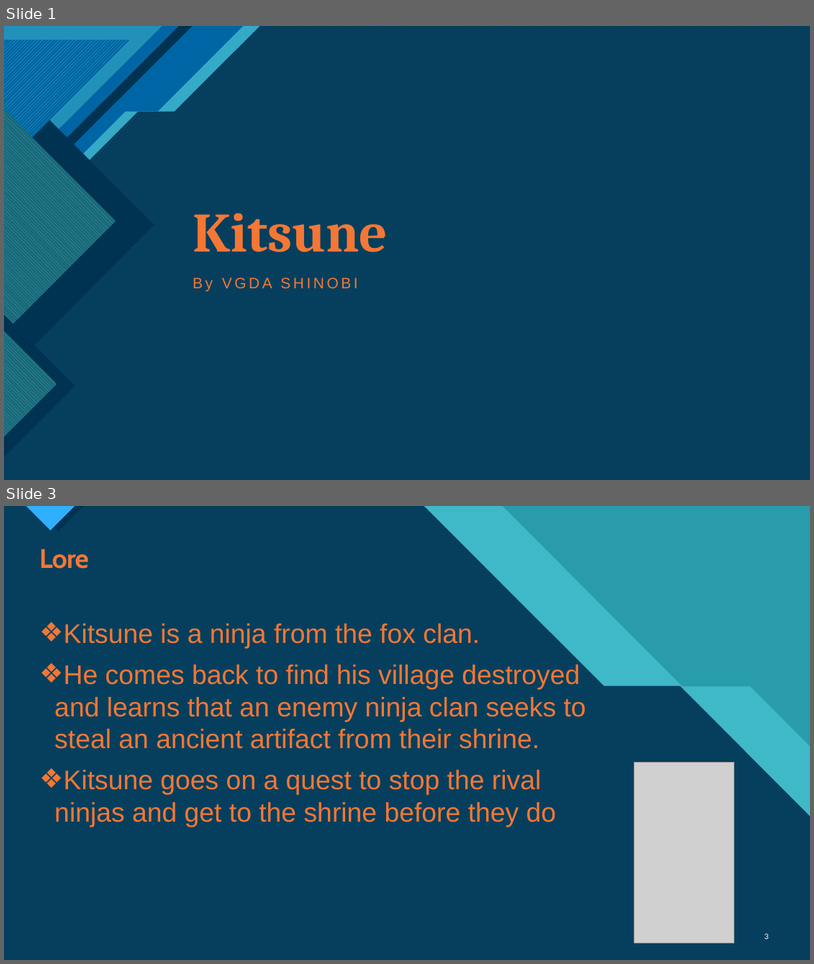
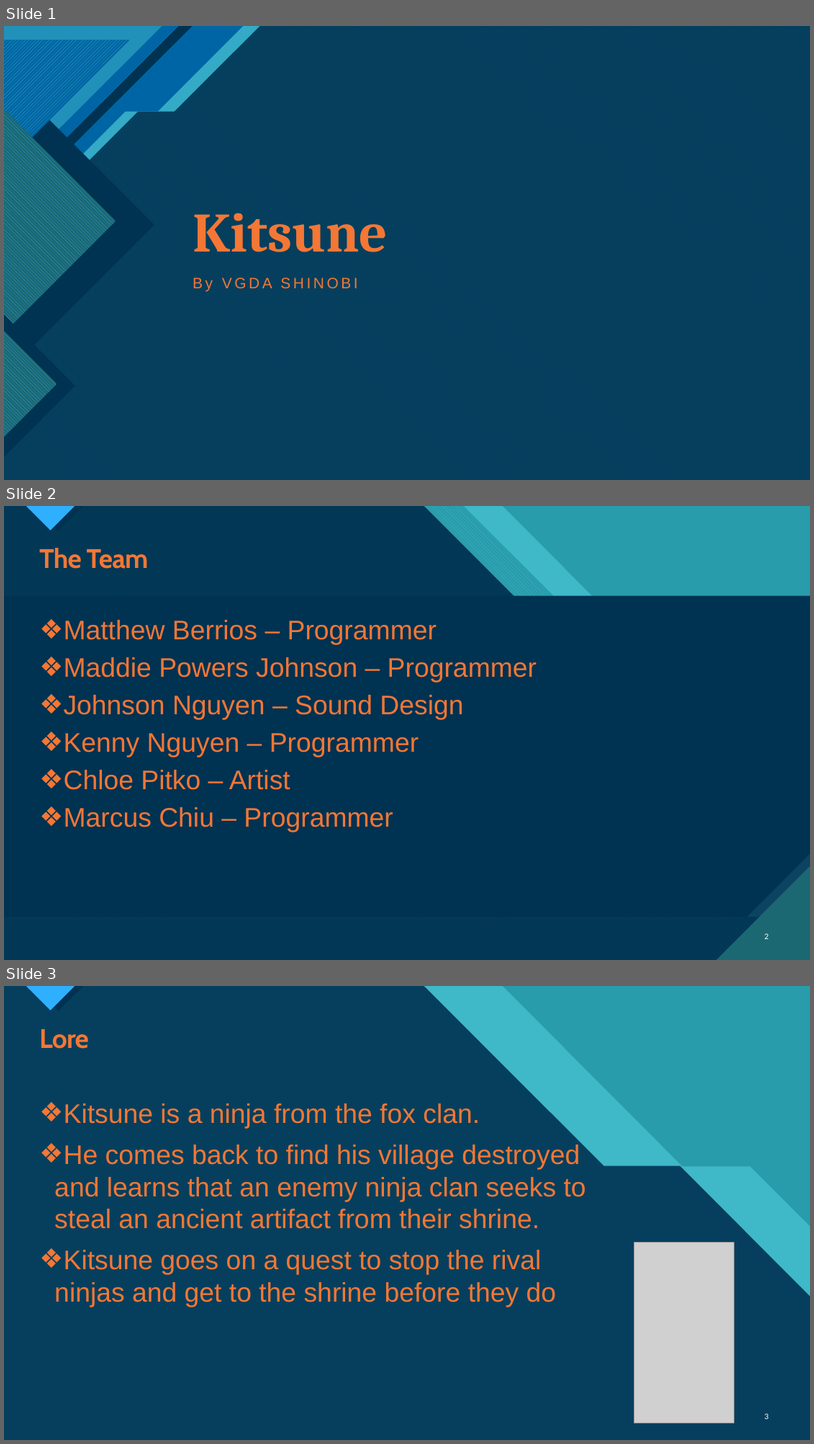
Before and after one commit to RuuchSamic/vgda-shinobi, a slide deck: Kitsune Prototype Powerpoint.pptx. Shown one above the other, each under a label of ours: slides 1 and 3 before the commit, slides 1, 2 and 3 after it; the slides between them are not shown. The pictures are 814x964 and 814x1444 pixels, drawn with LibreOffice and Linux fonts; fonts in the diff are those of the drawing; grey boxes stand for pictures. Boxes give left, top, right and bottom in pixels: in the first picture for what was removed or moved away, otherwise in the second. Text is boxed around its words. In the diff, an @@ line names an element or a change of style, - is before the commit and + after.

```diff
--- a/Kitsune Prototype Powerpoint.pptx
+++ b/Kitsune Prototype Powerpoint.pptx
@@ slide 2 added at box(4, 506, 810, 960), background #47C3D3; not listed: 17 template elements that a slide beside it also shows @@
@@ freeform shape added at box(4, 506, 810, 960), fill pattern #47C3D3 on #1B6872 @@
@@ title added at box(39, 548, 149, 569), 32 pt, text #F47735, bold @@
+The Team
@@ text added at box(64, 620, 537, 832), 32 pt, text #F47735 @@
+❖ Matthew Berrios – Programmer
+❖ Maddie Powers Johnson – Programmer
+❖ Johnson Nguyen – Sound Design
+❖ Kenny Nguyen – Programmer
+❖ Chloe Pitko – Artist
+❖ Marcus Chiu – Programmer
@@ page number added at box(765, 933, 769, 939), 10 pt, text #FFFFFF @@
+2
```
Also in this commit, not shown: 3 slides removed, 2 other files.
